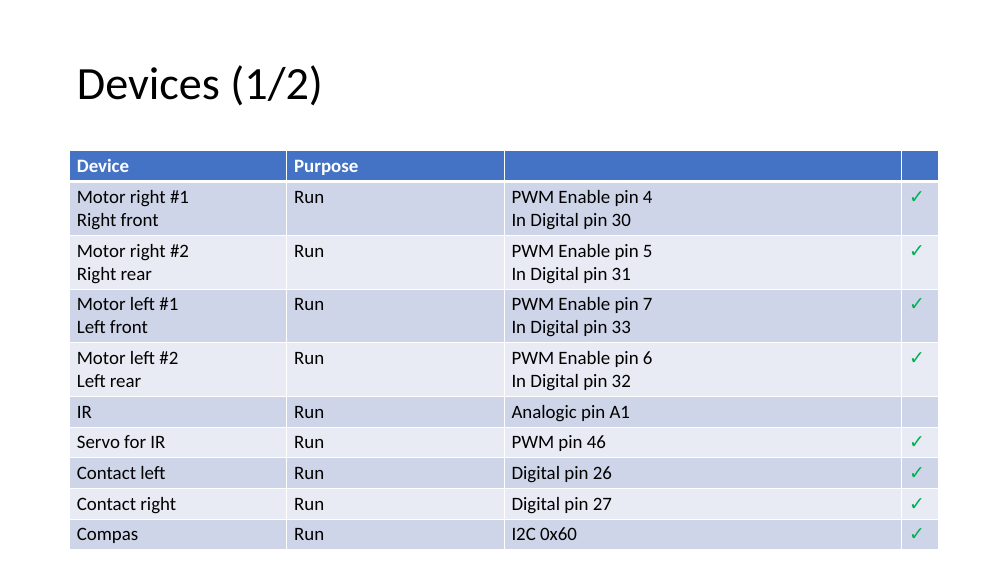
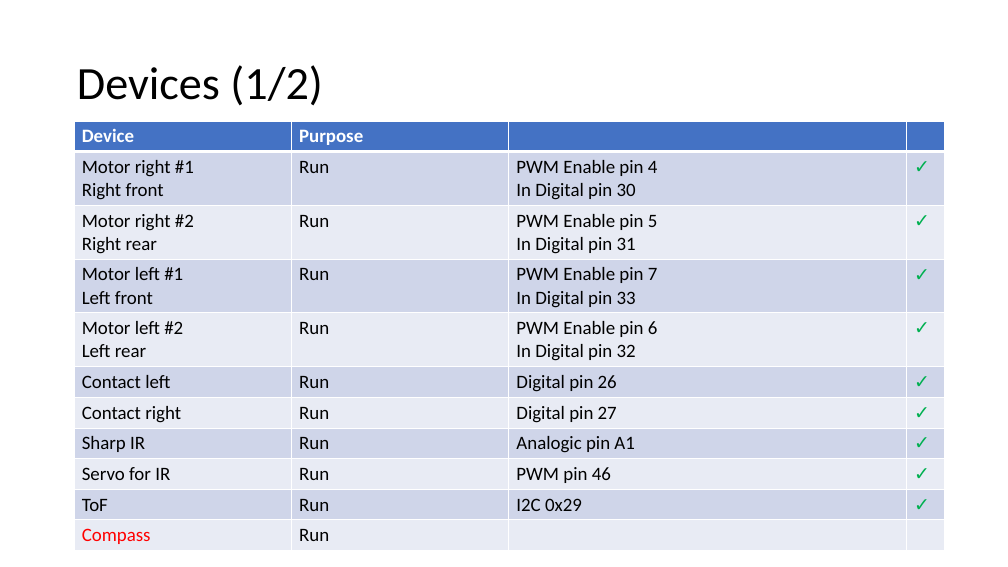
Before and after one commit to RobotEdh/RobotMicroControl, a slide deck: slide 4 of libraries/Diagramm Robot v2.pptx. Drawn at 1008x567 pixels with LibreOffice and Linux fonts; fonts in the diff are those of the drawing. Boxes give left, top, right and bottom in pixels: in the first picture for what was removed or moved away, otherwise in the second. Text is boxed around its words. In the diff, an @@ line names an element or a change of style, - is before the commit and + after.

```diff
--- a/libraries/Diagramm Robot v2.pptx
+++ b/libraries/Diagramm Robot v2.pptx
@@ table at bbox=[74, 121, 945, 548] @@
-row 6: IR | Run | Analogic pin A1 | 
-row 7: Servo for IR | Run | PWM pin 46 | 
-row 10: Compas | Run | I2C 0x60 | 
+row 8: Sharp IR | Run | Analogic pin A1 | 
+row 9: Servo for IR | Run | PWM pin 46 | 
+row 10: ToF | Run | I2C 0x29 | 
+row 11: Compass | Run |  | 
@@ table: place and size @@
-table at bbox=[70, 151, 940, 547]
+table at bbox=[74, 121, 945, 548]
```
Also in this commit, not shown: 3 other slides changed, 9 other files.
